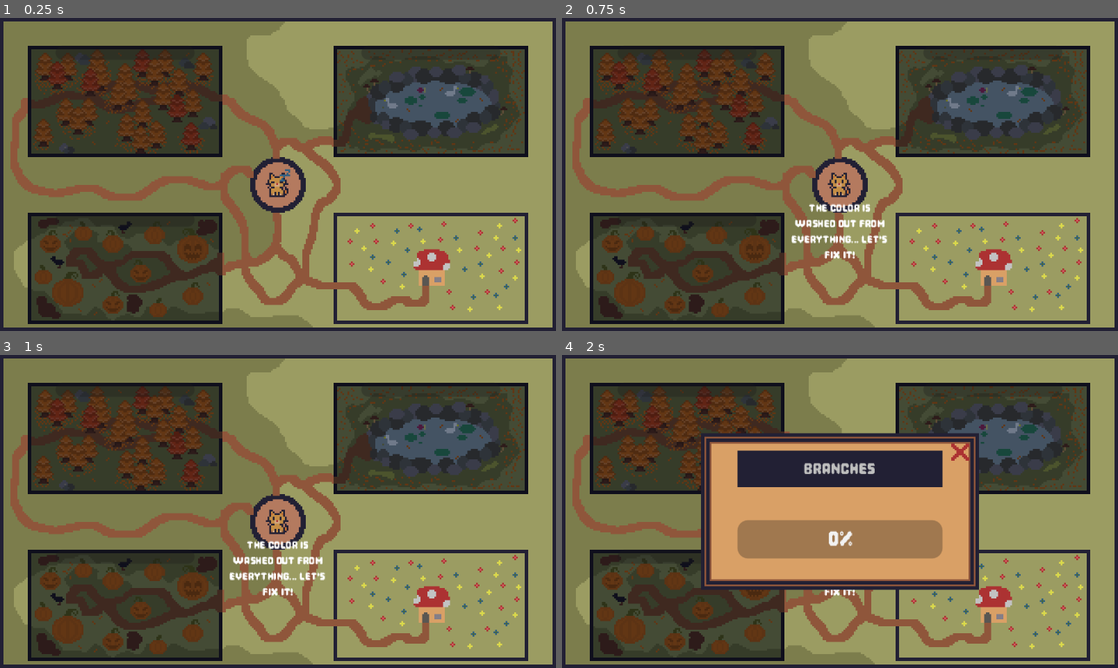
Above: before the commit, frames 1-4 (two rows, left to right).
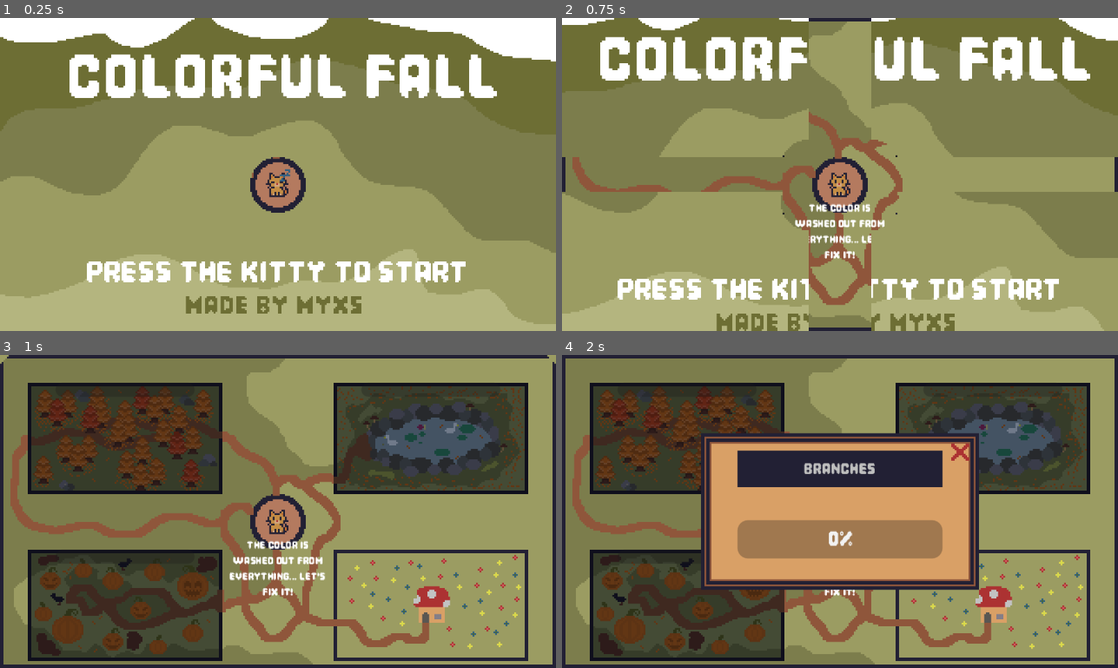
Above: after the commit, the same moments.

Repository: Aaryan-J/Colorful-Fall
Game: Godot game, scene res://Scenes/main.tscn
Two runs of this game, one before a commit and one after it. Both use one fixed random seed, a clock stepped at 60 frames per second and the inputs below.
Inputs (mouse positions are in pixels of both pictures, inside the frame that each line leads up to):
- Up to frame 1 (0.25 s): no input
- Up to frame 2 (0.75 s): click (840, 183) at 0.5 s
- Up to frame 3 (1 s): no input
- Up to frame 4 (2 s): click (684, 439) at 1.25 s

The runs differ from the first frame. In frame 1, 81% of the frame differs, in the area x 0-100%, y 0-100%; in frame 2, 62%; in frame 3, less than 0.1%; in frame 4, nothing differs.
Error before the commit: Cannot call method 'queue_free' on a null value. (res://Scripts/mapWindow.gd:177)

Commit message:
added main menu added sfx added bg music changed gamemanager from being just a script ot being a scene

Diff:
--- /dev/null
+++ b/Scenes/gameManager.tscn
@@ -0,0 +1,14 @@
+[gd_scene format=3 uid="uid://br0k72ssktgvn"]
+
+[ext_resource type="Script" uid="uid://bex3qpdhpqrrs" path="res://Scripts/gamemanager.gd" id="1_sfebq"]
+[ext_resource type="AudioStream" uid="uid://bdf1f51xrcbdf" path="res://Assets/Audio/lofiAutumn.ogg" id="2_2crpj"]
+[ext_resource type="AudioStream" uid="uid://be8kojl6svobi" path="res://Assets/Audio/click.ogg" id="3_p60qp"]
+[ext_resource type="AudioStream" uid="uid://bxja7p2epild3" path="res://Assets/Audio/wrongWord.ogg" id="4_41of3"]
+[ext_resource type="AudioStream" uid="uid://k7ces1n3p5lu" path="res://Assets/Audio/correctWord.ogg" id="5_x655i"]
+
+[node name="GameManager" type="Node" unique_id=33705311]
+script = ExtResource("1_sfebq")
+bgMusic = ExtResource("2_2crpj")
+typeSound = ExtResource("3_p60qp")
+wrongLetterSound = ExtResource("4_41of3")
+correctWordSound = ExtResource("5_x655i")
--- a/Scenes/main.tscn
+++ b/Scenes/main.tscn
@@ -15,6 +15,10 @@
 [ext_resource type="Texture2D" uid="uid://bi6inmoyvogck" path="res://Assets/closeButton.png" id="10_d1ilt"]
 [ext_resource type="Texture2D" uid="uid://lf7x2vliylj4" path="res://Assets/catnip.png" id="10_fdnlq"]
 [ext_resource type="Script" uid="uid://dyj0resjynl07" path="res://Scripts/popupWindow.gd" id="14_jkdf5"]
+[ext_resource type="Texture2D" uid="uid://cqial436rdj1" path="res://Assets/BG/topLeft.png" id="16_fevyy"]
+[ext_resource type="Texture2D" uid="uid://vulcnskeqsef" path="res://Assets/BG/topRight.png" id="17_hibaj"]
+[ext_resource type="Texture2D" uid="uid://2qf2v3luufke" path="res://Assets/BG/bottomLeft.png" id="18_pdsj5"]
+[ext_resource type="Texture2D" uid="uid://b4bvda0mh7exq" path="res://Assets/BG/bottomRight.png" id="19_ee4r6"]
 
 [sub_resource type="StyleBoxFlat" id="StyleBoxFlat_sbo6d"]
 bg_color = Color(0.6, 0.6, 0.6, 0)
@@ -111,15 +115,6 @@
 grow_vertical = 2
 texture = ExtResource("6_hptm8")
 stretch_mode = 2
-
-[node name="CatInteractionButton" type="Button" parent="UI/MapWindow/SleepingCat" unique_id=1515059283]
-self_modulate = Color(1, 1, 1, 0)
-layout_mode = 1
-anchors_preset = 15
-anchor_right = 1.0
-anchor_bottom = 1.0
-grow_horizontal = 2
-grow_vertical = 2
 
 [node name="Shop" type="TextureButton" parent="UI/MapWindow" unique_id=474102114]
 texture_filter = 1
@@ -434,17 +429,73 @@
 grow_vertical = 2
 text = "The autumn world is warm and colorful again
 
-Sleep tight little cat."
-horizontal_alignment = 1
-vertical_alignment = 1
+Sleep tight little cat...
+
+Thanks for playing."
+horizontal_alignment = 1
+vertical_alignment = 1
+
+[node name="MainMenu" type="Control" parent="UI" unique_id=1828849432]
+layout_mode = 3
+anchors_preset = 15
+anchor_right = 1.0
+anchor_bottom = 1.0
+grow_horizontal = 2
+grow_vertical = 2
+
+[node name="TopLeft" type="TextureRect" parent="UI/MainMenu" unique_id=1793323154]
+layout_mode = 0
+offset_right = 160.0
+offset_bottom = 90.0
+texture = ExtResource("16_fevyy")
+stretch_mode = 2
+
+[node name="TopRight" type="TextureRect" parent="UI/MainMenu" unique_id=1792642398]
+layout_mode = 0
+offset_left = 160.0
+offset_right = 320.0
+offset_bottom = 90.0
+texture = ExtResource("17_hibaj")
+stretch_mode = 2
+
+[node name="BottomLeft" type="TextureRect" parent="UI/MainMenu" unique_id=833505197]
+layout_mode = 0
+offset_top = 90.0
+offset_right = 160.0
+offset_bottom = 180.0
+texture = ExtResource("18_pdsj5")
+stretch_mode = 2
+
+[node name="BottomRight" type="TextureRect" parent="UI/MainMenu" unique_id=994814584]
+layout_mode = 0
+offset_left = 160.0
+offset_top = 90.0
+offset_right = 320.0
+offset_bottom = 180.0
+texture = ExtResource("19_ee4r6")
+stretch_mode = 2
+
+[node name="CatInteractionButton" type="Button" parent="UI" unique_id=1515059283]
+self_modulate = Color(1, 1, 1, 0)
+anchors_preset = 8
+anchor_left = 0.5
+anchor_top = 0.5
+anchor_right = 0.5
+anchor_bottom = 0.5
+offset_left = -10.0
+offset_top = -4.0
+offset_right = 10.0
+offset_bottom = 16.0
+grow_horizontal = 2
+grow_vertical = 2
 
 [connection signal="pressed" from="UI/MapWindow/Forest" to="UI/MapWindow" method="_on_forest_pressed"]
 [connection signal="pressed" from="UI/MapWindow/Pond" to="UI/MapWindow" method="_on_pond_pressed"]
 [connection signal="pressed" from="UI/MapWindow/PumpkinPatch" to="UI/MapWindow" method="_on_pumpkin_patch_pressed"]
-[connection signal="pressed" from="UI/MapWindow/SleepingCat/CatInteractionButton" to="UI/MapWindow" method="_on_cat_interaction_button_pressed"]
 [connection signal="pressed" from="UI/MapWindow/Shop" to="UI/MapWindow" method="_on_shop_pressed"]
 [connection signal="pressed" from="UI/ShopWindow/ShopCard/CloseButton" to="UI/ShopWindow" method="_on_close_button_pressed"]
 [connection signal="pressed" from="UI/ShopWindow/ShopCard/ProductivityButton" to="UI/ShopWindow" method="_on_productivity_button_pressed"]
 [connection signal="pressed" from="UI/ShopWindow/ShopCard/StubbornButton" to="UI/ShopWindow" method="_on_stubborn_button_pressed"]
 [connection signal="pressed" from="UI/ShopWindow/ShopCard/CloverButton" to="UI/ShopWindow" method="_on_clover_button_pressed"]
 [connection signal="pressed" from="UI/TypingWindow/BackgroundCard/CloseButton" to="UI/TypingWindow" method="_on_close_button_pressed"]
+[connection signal="pressed" from="UI/CatInteractionButton" to="UI/MapWindow" method="_on_cat_interaction_button_pressed"]
--- a/Scripts/gamemanager.gd
+++ b/Scripts/gamemanager.gd
@@ -3,6 +3,15 @@
 var currentStoryState: int = 0 # 0 = sleeping, 1 = awake, 2 = ending
 
 var catnipBalance: int = 0
+
+# audio
+@export var bgMusic: AudioStream
+@export var typeSound: AudioStream
+@export var wrongLetterSound: AudioStream
+@export var correctWordSound: AudioStream
+
+var bgMusicPlayer: AudioStreamPlayer
+var sfxPlayer: AudioStreamPlayer
 
 # upgrade Levels (0 = Base level)
 var productivityLevel: int = 0
@@ -11,19 +20,36 @@
 
 signal catnipChanged(new_amount: int)
 
-func addCatnip(amount: int) -> void:
-	catnipBalance += amount
-	catnipChanged.emit(catnipBalance)
-	print("Catnip balance updated: ", catnipBalance)
 
 # passive clover income handler
 func _ready() -> void:
+	bgMusicPlayer = AudioStreamPlayer.new()
+	add_child(bgMusicPlayer)
+	if bgMusic:
+		bgMusicPlayer.stream = bgMusic
+		bgMusicPlayer.autoplay = false
+		bgMusicPlayer.process_mode = ProcessMode.PROCESS_MODE_ALWAYS
+		bgMusicPlayer.play()
+
+	sfxPlayer = AudioStreamPlayer.new()
+	add_child(sfxPlayer)
+
 	var timer = Timer.new()
 	timer.wait_time = 1.0
 	timer.autostart = true
 	timer.timeout.connect(_onCloverTick)
 	add_child(timer)
 
+func playSFX(sound: AudioStream) -> void:
+	if sound and sfxPlayer:
+		sfxPlayer.stream = sound
+		sfxPlayer.play()
+
+func addCatnip(amount: int) -> void:
+	catnipBalance += amount
+	catnipChanged.emit(catnipBalance)
+	print("Catnip balance updated: ", catnipBalance)
+
 func _onCloverTick() -> void:
 	if fourLeavedCloverLevel == 1:
 		addCatnip(1)
--- a/Scripts/mapWindow.gd
+++ b/Scripts/mapWindow.gd
@@ -29,7 +29,6 @@
 @onready var menuBL: TextureRect = $"../MainMenu/BottomLeft"
 @onready var menuBR: TextureRect = $"../MainMenu/BottomRight"
 @onready var menu: Control = $"../MainMenu"
-
 
 # tracking states
 var regionCompletion = {
--- a/Scripts/typingWindow.gd
+++ b/Scripts/typingWindow.gd
@@ -55,12 +55,15 @@
 		currentCharIdx += 1
 		updateWordDisplay()
 
+		GameManager.playSFX(GameManager.typeSound)
+
 		# if the whole string is fully typed then complete the word
 		if currentCharIdx >= currentWord.length():
 			completeWord()
 	else:
 		# --- TYPO HANDLING ---
 		mistakesMade += 1
+		GameManager.playSFX(GameManager.wrongLetterSound)
 
 		# pull current upgrade values from the central game controller
 		var stubbornKittyLevel = 0
@@ -88,6 +91,7 @@
 
 func completeWord():
 	# calculate productivity modifier scale: 2 -> 4 -> 8 -> 16
+	GameManager.playSFX(GameManager.correctWordSound)
 	var productivityLevel = 0
 	if GameManager.has_meta("productivityLevel"):
 		productivityLevel = GameManager.get_meta("productivityLevel")
--- a/project.godot
+++ b/project.godot
@@ -16,7 +16,7 @@
 
 [autoload]
 
-GameManager="*uid://bex3qpdhpqrrs"
+GameManager="*uid://br0k72ssktgvn"
 
 [display]
 
Not shown, added: Assets/Audio/click.ogg.import
Not shown, added: Assets/Audio/correctWord.ogg.import
Not shown, added: Assets/Audio/lofiAutumn.ogg.import
Not shown, added: Assets/Audio/wrongWord.ogg.import
Binary file added: Assets/BG/bottomLeft.png
Not shown, added: Assets/BG/bottomLeft.png.import
Binary file added: Assets/BG/bottomRight.png
Not shown, added: Assets/BG/bottomRight.png.import
Binary file added: Assets/BG/topLeft.png
Not shown, added: Assets/BG/topLeft.png.import
Binary file added: Assets/BG/topRight.png
Not shown, added: Assets/BG/topRight.png.import
(and 4 more such lines)
